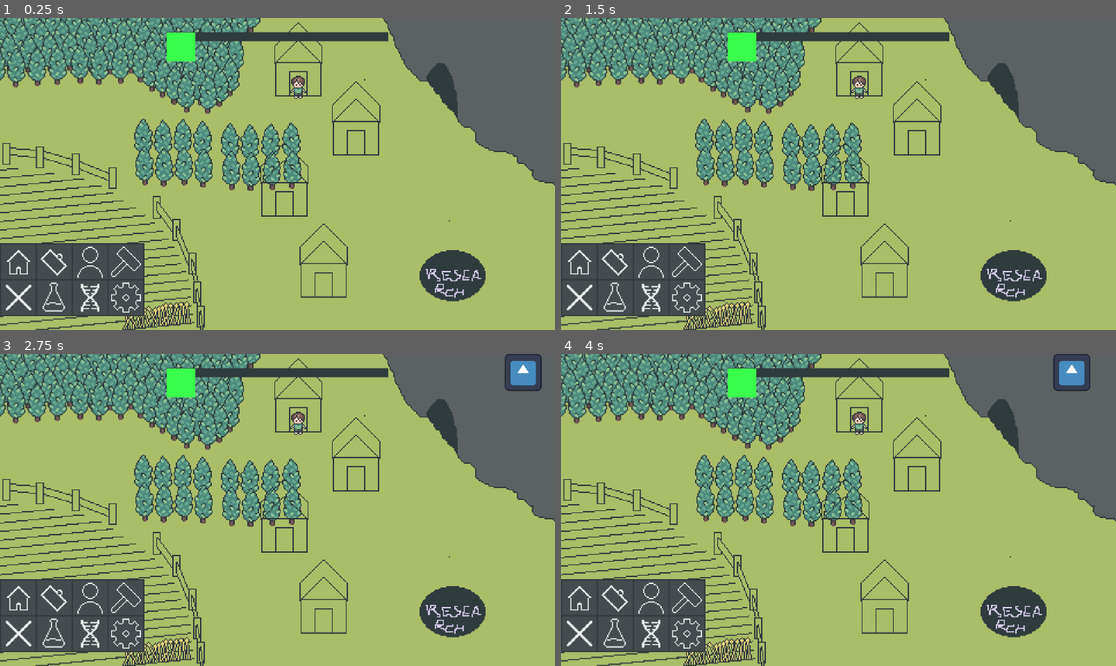
Above: before the commit, frames 1-4 (two rows, left to right).
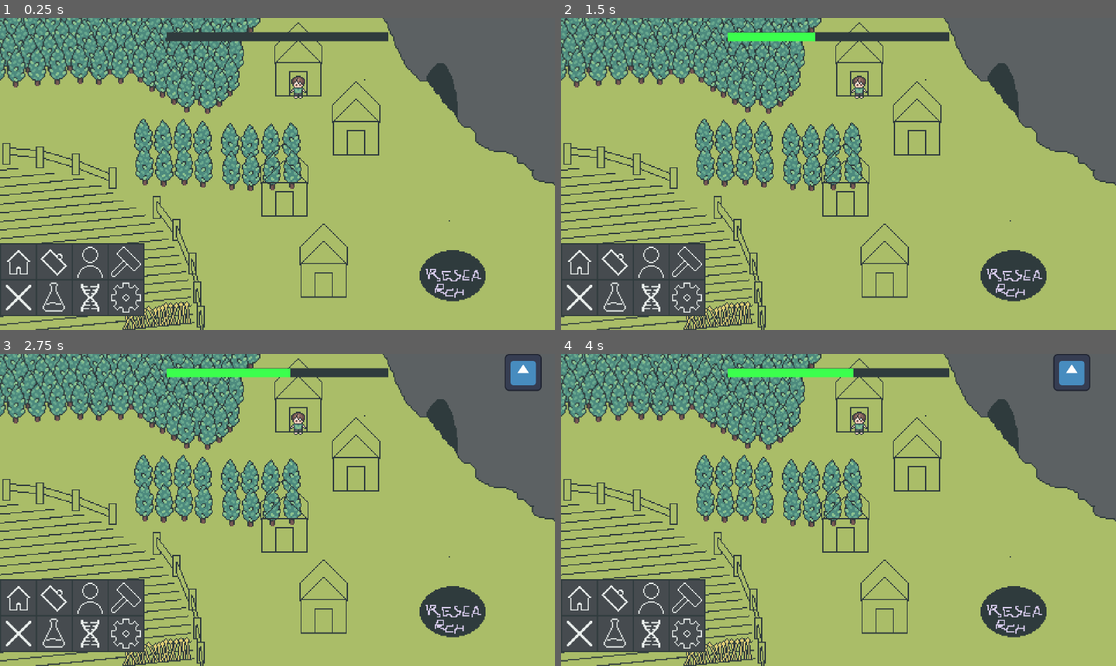
Above: after the commit, the same moments.

Repository: Lueegee1/EksamenDDU
Game: Godot game, scene res://Scenes/Root.tscn
The game is run twice, just before and just after one commit, with the same random seed, the same clock (stepped at 60 frames per second) and the same inputs. The engine's default icon, where the game draws it, is replaced by a stand-in: a white triangle on a blue panel in a dark square.
Inputs (mouse positions are in pixels of both pictures, inside the frame that each line leads up to):
- Up to frame 1 (0.25 s): no input
- Up to frame 2 (1.5 s): click (583, 267) at 0.5 s; click (622, 267) at 1.25 s
- Up to frame 3 (2.75 s): click (94, 603) at 2 s
- Up to frame 4 (4 s): click (694, 603) at 2.75 s; click (583, 637) at 3.5 s

The runs differ from the first frame. In frame 1, 0.5% of the frame differs, in the area x 30-36%, y 4-15%; in frame 2, 0.7%; in frame 3, 0.8%; in frame 4, 0.9%, in the area x 30-53%, y 4-15%.
Error before the commit: Invalid access to property or key 'average_happiness' on a base object of type 'Nil'. (res://Scenes/UI.gd:62)

Commit message:
More spaghetticode

Diff:
--- a/ddu-eksamen/Scenes/Game.tscn
+++ b/ddu-eksamen/Scenes/Game.tscn
@@ -127,4 +127,7 @@
 scale = Vector2(3.9999998, 3.9999998)
 texture = ExtResource("4_kldst")
 
+[node name="Marker2D" type="Marker2D" parent="." unique_id=750165747]
+position = Vector2(608, 369)
+
 [connection signal="timeout" from="TickTimer" to="." method="_on_tick_timer_timeout"]
--- a/ddu-eksamen/Scripts/GameManager.gd
+++ b/ddu-eksamen/Scripts/GameManager.gd
@@ -26,6 +26,15 @@
 var plant_prod_modifier:float = 1.0
 var food_prod_modifier:float = 1.0
 var minerals_prod_modifier:float = 1.0
+var building_positions:Dictionary = {
+	"farm": [120,950],
+	"forest": [400,100],
+	"mine": [1300,200],
+	"house1": [840,125],
+	"house2": [600,370]
+
+}
+
 signal value_changed
 const SAVE_FILE = "user://database.json"
 var is_starving = false
@@ -116,7 +125,18 @@
 	get_new_colony(colony_start_amount)
 
 
-#colonist pathfinding
+#colonist pathfinding and location functions:
+func get_workstation_position(workplace: String) -> Array:
+	return building_positions.get(workplace, [0.0,0.0])
+
+func get_home_position(colonist: String) -> Array:
+	var house = workers_dict.get(colonist, 0)
+	for house_id in housing_dictionary:
+		if colonist in housing_dictionary[house_id]["assigned"]:
+			return building_positions.get(house_id, [0.0,0.0])
+	return [0.0,0.0]
+
+
 func colonist_move():
 	#each tick
 	#for colonist in colony
--- a/ddu-eksamen/project.godot
+++ b/ddu-eksamen/project.godot
@@ -17,7 +17,7 @@
 
 [autoload]
 
-Global="*uid://b4xuwnefu4th4"
+Global="*uid://bjw1gkbm8tlki"
 
 [display]
 
